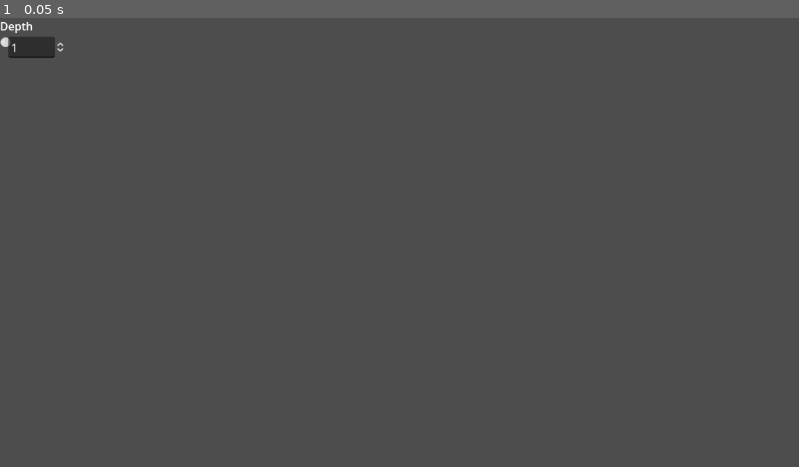
Above: before the commit, frame 1.
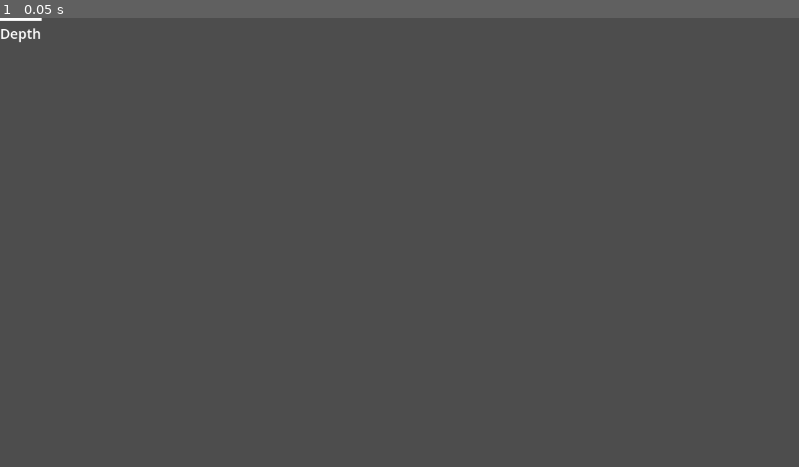
Above: after the commit, the same moment.

Repository: Orama-Interactive/VoxeloramaExtension
Game: Godot game, scene res://src/Extensions/Voxelorama/Tools/Depth.tscn
The game is run twice, just before and just after one commit, with the same random seed, the same clock (stepped at 60 frames per second) and the same inputs. This scene is started directly instead of the project's main scene.
Inputs:
- Up to frame 1 (0.05 s): no input

The runs differ from the first frame. In frame 1, 0.4% of the frame differs, in the area x 0-9%, y 0-9%.
Error before the commit: Invalid access to property or key 'kname' on a base object of type 'Nil'. (res://src/Extensions/Voxelorama/Tools/Depth.gd:38)
Error after the commit: Invalid call. Nonexistent function 'create_value_slider' in base 'RefCounted (GeneralAPI)'. (res://src/Extensions/Voxelorama/Tools/Depth.gd:18)

Commit message:
Replace some sliders with Pixelorama's custom ValueSlider, allow the file dialog to be affected by Pixelorama's native file dialog setting

Diff:
--- a/src/Extensions/Voxelorama/Tools/Depth.gd
+++ b/src/Extensions/Voxelorama/Tools/Depth.gd
@@ -5,17 +5,31 @@
 var tool_slot = null  # Tools.Slot
 var cursor_text := ""
 
+var _depth_slider: TextureProgressBar
 var _cursor := Vector2.INF
 var _depth_array: Array[PackedFloat32Array] = []
 var _depth := 1.0
 var _canvas_depth := preload("res://src/Extensions/Voxelorama/Tools/CanvasDepth.tscn")
 var _canvas_depth_node: Node2D
-
 var _canvas: Node2D
 
 
 func _ready() -> void:
+	_depth_slider = ExtensionsApi.general.create_value_slider()
+	_depth_slider.custom_minimum_size.y = 24
+	_depth_slider.mouse_default_cursor_shape = Control.CURSOR_POINTING_HAND
+	_depth_slider.value_changed.connect(_on_depth_slider_value_changed)
+	_depth_slider.min_value = 1
+	_depth_slider.max_value = 25
+	_depth_slider.step = 0.5
+	_depth_slider.value = 1
+	_depth_slider.allow_greater = true
+	add_child(_depth_slider)
 	kname = name.replace(" ", "_").to_lower()
+	if tool_slot.name == "Left tool":
+		$ColorRect.color = ExtensionsApi.general.get_global().left_tool_color
+	else:
+		$ColorRect.color = ExtensionsApi.general.get_global().right_tool_color
 	load_config()
 
 	_canvas = ExtensionsApi.general.get_canvas()
@@ -49,8 +63,7 @@
 
 
 func update_config() -> void:
-	$HBoxContainer/DepthHSlider.value = _depth
-	$HBoxContainer/DepthSpinBox.value = _depth
+	_depth_slider.value = _depth
 
 
 func draw_start(position: Vector2) -> void:
@@ -119,7 +132,7 @@
 	_canvas_depth_node.queue_redraw()
 
 
-func _on_DepthHSlider_value_changed(value: float) -> void:
+func _on_depth_slider_value_changed(value: float) -> void:
 	_depth = value
 	update_config()
 	save_config()
--- a/src/Extensions/Voxelorama/Tools/Depth.tscn
+++ b/src/Extensions/Voxelorama/Tools/Depth.tscn
@@ -1,44 +1,19 @@
-[gd_scene load_steps=2 format=2]
+[gd_scene load_steps=2 format=3 uid="uid://xfhcfrlwm1o5"]
 
-[ext_resource path="res://src/Extensions/Voxelorama/Tools/Depth.gd" type="Script" id=1]
+[ext_resource type="Script" path="res://src/Extensions/Voxelorama/Tools/Depth.gd" id="1"]
 
 [node name="DepthTool" type="VBoxContainer"]
 offset_right = 40.0
 offset_bottom = 40.0
-script = ExtResource( 1 )
+size_flags_horizontal = 3
+script = ExtResource("1")
+
+[node name="ColorRect" type="ColorRect" parent="."]
+custom_minimum_size = Vector2(0, 4)
+layout_mode = 2
 
 [node name="Label" type="Label" parent="."]
-offset_right = 94.0
-offset_bottom = 14.0
+layout_mode = 2
+theme_type_variation = &"HeaderSmall"
 text = "Depth"
-
-[node name="HBoxContainer" type="HBoxContainer" parent="."]
-offset_top = 18.0
-offset_right = 94.0
-offset_bottom = 42.0
-
-[node name="DepthHSlider" type="HSlider" parent="HBoxContainer"]
-offset_right = 16.0
-offset_bottom = 16.0
-mouse_default_cursor_shape = 2
-size_flags_horizontal = 3
-min_value = 1.0
-max_value = 25.0
-step = 0.5
-value = 1.0
-allow_greater = true
-
-[node name="DepthSpinBox" type="SpinBox" parent="HBoxContainer"]
-offset_left = 20.0
-offset_right = 94.0
-offset_bottom = 24.0
-mouse_default_cursor_shape = 2
-size_flags_horizontal = 3
-min_value = 1.0
-max_value = 25.0
-step = 0.5
-value = 1.0
-allow_greater = true
-
-[connection signal="value_changed" from="HBoxContainer/DepthHSlider" to="." method="_on_DepthHSlider_value_changed"]
-[connection signal="value_changed" from="HBoxContainer/DepthSpinBox" to="." method="_on_DepthHSlider_value_changed"]
+horizontal_alignment = 1
--- a/src/Extensions/Voxelorama/Voxelorama.gd
+++ b/src/Extensions/Voxelorama/Voxelorama.gd
@@ -11,18 +11,34 @@
 var unshaded_env := preload("res://assets/environments/unshaded.tres")
 var shaded_env := preload("res://assets/environments/shaded.tres")
 var voxel_art_gen_script := preload("res://src/Extensions/Voxelorama/VoxelArtGen.gd")
+var scale_slider: TextureProgressBar
 
 ## Only when used as a Pixelorama extension
 var menu_item_index: int
 
 @onready var voxel_art_gen: MeshInstance3D = find_child("VoxelArtGen")
-@onready var camera: Camera3D = find_child("Camera3D")
+@onready var camera: Camera3D = voxel_art_gen.camera
 @onready var file_dialog: FileDialog = find_child("FileDialog")
 
 
 func _enter_tree() -> void:
 	menu_item_index = ExtensionsApi.menu.add_menu_item(ExtensionsApi.menu.IMAGE, "Voxelorama", self)
 	ExtensionsApi.tools.add_tool("Depth", "Depth", depth_tool_scene)
+
+
+func _ready() -> void:
+	$FileDialog.use_native_dialog = ExtensionsApi.general.get_global().use_native_file_dialogs
+	scale_slider = ExtensionsApi.general.create_value_slider()
+	scale_slider.size_flags_horizontal = Control.SIZE_EXPAND_FILL
+	scale_slider.custom_minimum_size.y = 24
+	scale_slider.mouse_default_cursor_shape = Control.CURSOR_POINTING_HAND
+	scale_slider.value_changed.connect(_on_scale_value_changed)
+	scale_slider.min_value = 0.1
+	scale_slider.max_value = 10
+	scale_slider.step = 0.1
+	scale_slider.allow_greater = true
+	scale_slider.value = 1
+	%ScaleHBox.add_child(scale_slider)
 
 
 func _input(event: InputEvent) -> void:
@@ -69,15 +85,15 @@
 	initiate_generation()
 
 
-func initiate_generation():
+func initiate_generation() -> void:
 	generate()
 	if voxel_art_gen.layer_images.size() == 0:
 		return
 	var first_layer: Image = voxel_art_gen.layer_images[0].image
 	if first_layer:
-		camera.position.y = first_layer.get_size().y / 8
-		camera.position.x = first_layer.get_size().x / 8
-		camera.position.z = max(first_layer.get_size().x, first_layer.get_size().y)
+		camera.position.y = first_layer.get_size().y / 8.0
+		camera.position.x = first_layer.get_size().x / 8.0
+		camera.position.z = maxf(first_layer.get_size().x, first_layer.get_size().y)
 
 	var project = ExtensionsApi.project.current_project
 	var global = ExtensionsApi.general.get_global()
@@ -134,10 +150,8 @@
 	viewport_has_focus = false
 
 
-func _on_Scale_value_changed(value: float) -> void:
+func _on_scale_value_changed(value: float) -> void:
 	voxel_art_gen.mesh_scale = value
-	$"%ScaleSlider".value = value
-	$"%ScaleSpinBox".value = value
 
 
 func _on_FileDialog_file_selected(path: String) -> void:
--- a/src/Extensions/Voxelorama/Voxelorama.tscn
+++ b/src/Extensions/Voxelorama/Voxelorama.tscn
@@ -47,7 +47,7 @@
 [node name="SubViewport" type="SubViewport" parent="VBoxContainer/ViewportAndStatus/Panel/SubViewportContainer"]
 transparent_bg = true
 handle_input_locally = false
-size = Vector2i(572, 450)
+size = Vector2i(2, 2)
 render_target_update_mode = 0
 
 [node name="VoxeloramaPreview" parent="VBoxContainer/ViewportAndStatus/Panel/SubViewportContainer/SubViewport" instance=ExtResource("2")]
@@ -107,33 +107,12 @@
 size_flags_horizontal = 3
 
 [node name="ScaleHBox" type="HBoxContainer" parent="VBoxContainer/Options"]
+unique_name_in_owner = true
 layout_mode = 2
 
 [node name="Label" type="Label" parent="VBoxContainer/Options/ScaleHBox"]
 layout_mode = 2
 text = "Scale:"
-
-[node name="ScaleSlider" type="HSlider" parent="VBoxContainer/Options/ScaleHBox"]
-unique_name_in_owner = true
-layout_mode = 2
-size_flags_horizontal = 3
-size_flags_vertical = 4
-mouse_default_cursor_shape = 2
-min_value = 0.1
-max_value = 10.0
-step = 0.1
-value = 1.0
-allow_greater = true
-
-[node name="ScaleSpinBox" type="SpinBox" parent="VBoxContainer/Options/ScaleHBox"]
-unique_name_in_owner = true
-layout_mode = 2
-mouse_default_cursor_shape = 2
-min_value = 0.1
-max_value = 10.0
-step = 0.1
-value = 1.0
-allow_greater = true
 
 [node name="FlagsHeader" type="HBoxContainer" parent="VBoxContainer/Options"]
 layout_mode = 2
@@ -191,9 +170,10 @@
 mouse_default_cursor_shape = 2
 text = "Export"
 
-[node name="FileDialog" type="FileDialog" parent="."]
+[node name="FileDialog" type="FileDialog" parent="." groups=["FileDialogs"]]
+size = Vector2i(677, 300)
 access = 2
-filters = PackedStringArray("*.obj", "*.svg")
+filters = PackedStringArray("*.obj")
 show_hidden_files = true
 
 [connection signal="about_to_popup" from="." to="." method="_on_Voxelorama_about_to_show"]
@@ -201,8 +181,6 @@
 [connection signal="mouse_entered" from="VBoxContainer/ViewportAndStatus/Panel/SubViewportContainer" to="." method="_on_ViewportContainer_mouse_entered"]
 [connection signal="mouse_exited" from="VBoxContainer/ViewportAndStatus/Panel/SubViewportContainer" to="." method="_on_ViewportContainer_mouse_exited"]
 [connection signal="toggled" from="VBoxContainer/ViewportAndStatus/ShadedPreview" to="." method="_on_ShadedPreview_toggled"]
-[connection signal="value_changed" from="VBoxContainer/Options/ScaleHBox/ScaleSlider" to="." method="_on_Scale_value_changed"]
-[connection signal="value_changed" from="VBoxContainer/Options/ScaleHBox/ScaleSpinBox" to="." method="_on_Scale_value_changed"]
 [connection signal="toggled" from="VBoxContainer/Options/Flags/VBoxContainer/Centered" to="." method="_on_Centered_toggled"]
 [connection signal="toggled" from="VBoxContainer/Options/Flags/VBoxContainer/Symmetrical" to="." method="_on_Symmetrical_toggled"]
 [connection signal="toggled" from="VBoxContainer/Options/Flags/VBoxContainer/MergeFrames" to="." method="_on_MergeFrames_toggled"]
Not shown, changed: export_presets.cfg
